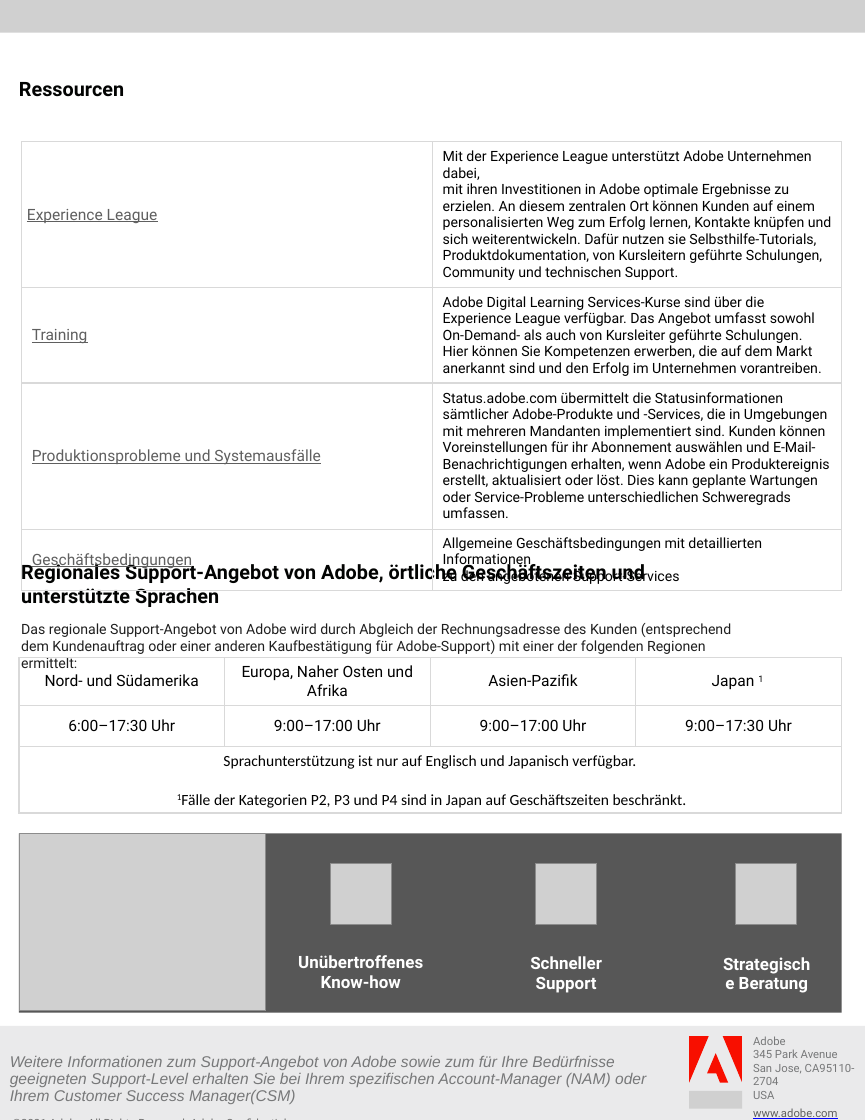
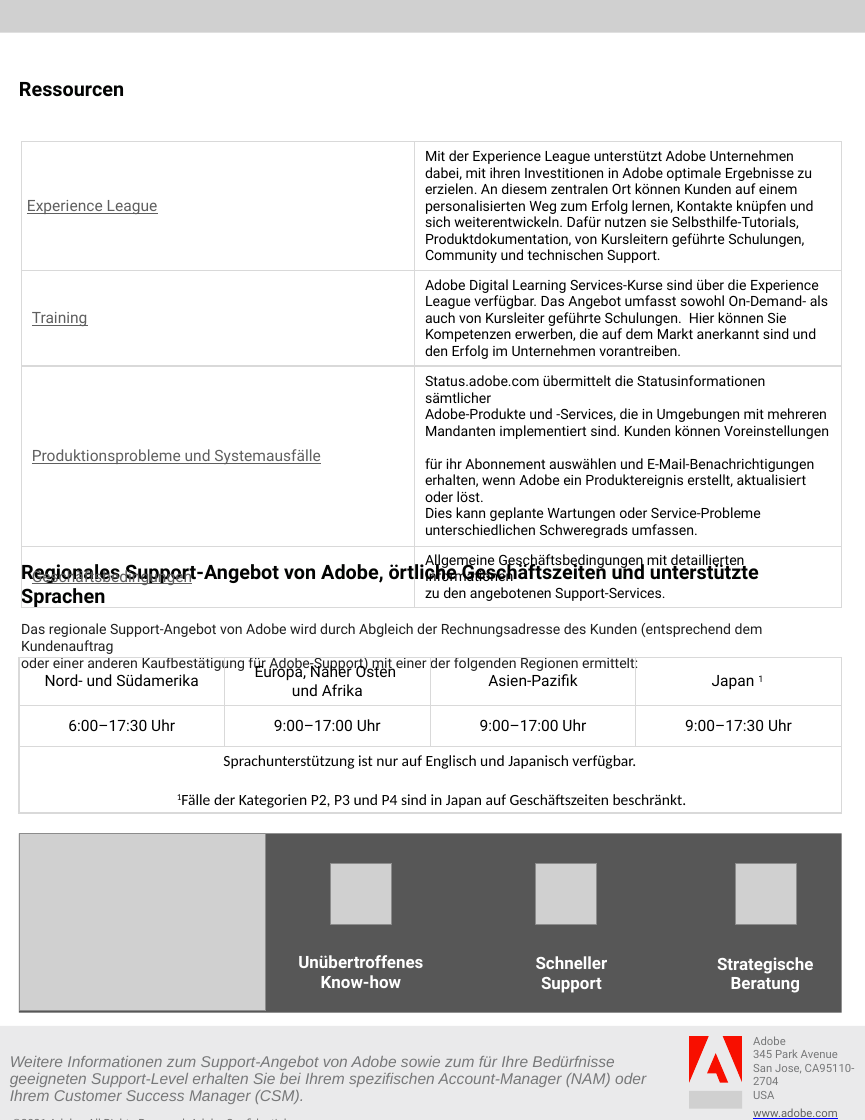
Before and after one commit to AdobeDocs/support-resources.de-DE, a slide deck: slide 4 of help/data-sheets/assets/EnterpriseSupportDatasheet.pptx. Drawn at 865x1120 pixels with LibreOffice and Linux fonts; fonts in the diff are those of the drawing; grey boxes stand for pictures. Boxes give left, top, right and bottom in pixels: in the first picture for what was removed or moved away, otherwise in the second. Text is boxed around its words. In the diff, an @@ line names an element or a change of style, - is before the commit and + after.

```diff
--- a/help/data-sheets/assets/EnterpriseSupportDatasheet.pptx
+++ b/help/data-sheets/assets/EnterpriseSupportDatasheet.pptx
@@ table at (x1=21, y1=141, x2=841, y2=605) @@
-row 4, column 2: Allgemeine Geschäftsbedingungen mit detaillierten Informationen zu den angebotenen Support-Services
+row 4, column 2: Allgemeine Geschäftsbedingungen mit detaillierten Informationen zu den angebotenen Support-Services.
@@ text "Regionales Support-Angebot von Adobe, örtliche ..." rewrapped from (x1=21, y1=561, x2=731, y2=668) to (x1=21, y1=561, x2=763, y2=673) @@
@@ text "Schneller Support" moved from (x1=530, y1=956, x2=602, y2=993) to (x1=536, y1=956, x2=608, y2=993) @@
@@ text "Strategische Beratung" rewrapped from (x1=739, y1=977, x2=808, y2=993) to (x1=717, y1=957, x2=813, y2=993) @@
@@ text at (x1=10, y1=1056, x2=646, y2=1104): text changed @@
-Weitere Informationen zum Support-Angebot von Adobe sowie zum für Ihre Bedürfnisse geeigneten Support-Level erhalten Sie bei Ihrem spezifischen Account-Manager (NAM) oder Ihrem Customer Success Manager(CSM)
+Weitere Informationen zum Support-Angebot von Adobe sowie zum für Ihre Bedürfnisse geeigneten Support-Level erhalten Sie bei Ihrem spezifischen Account-Manager (NAM) oder Ihrem Customer Success Manager (CSM).
```
Also in this commit, not shown: 3 other slides changed, 8 other files.
